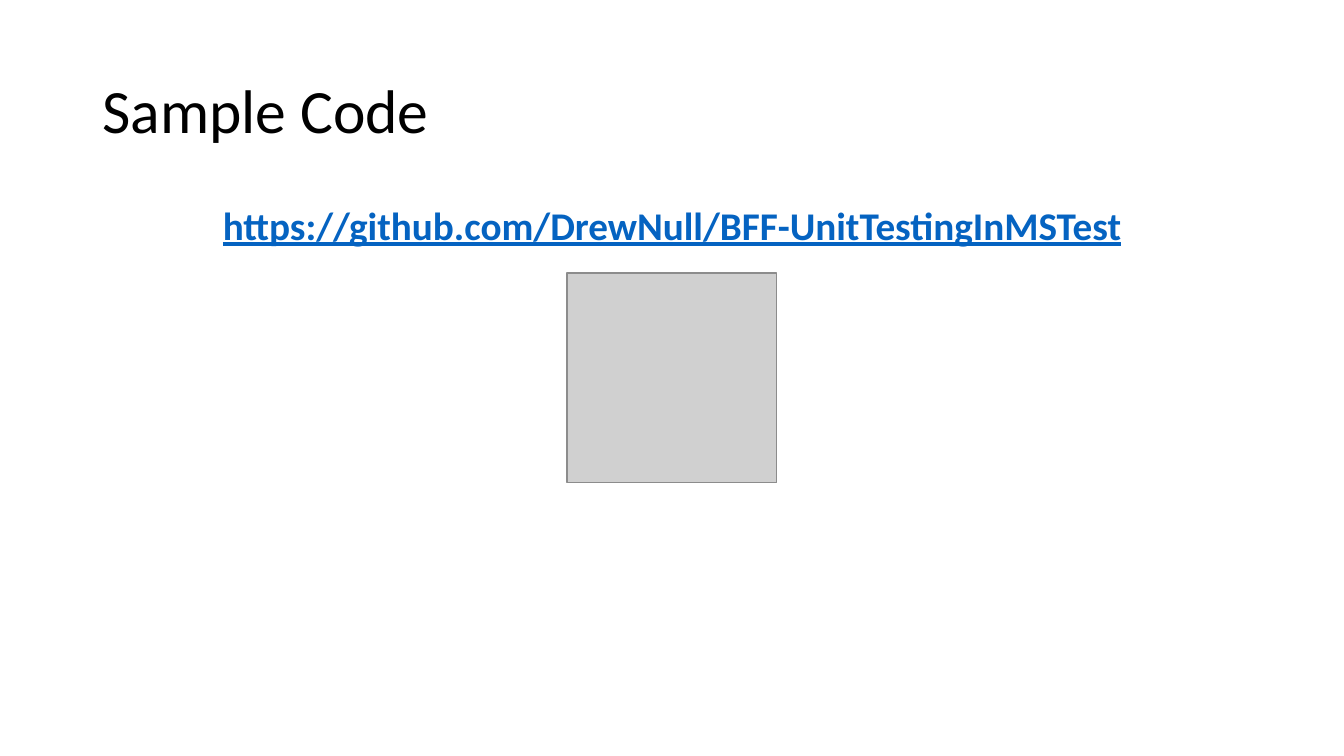
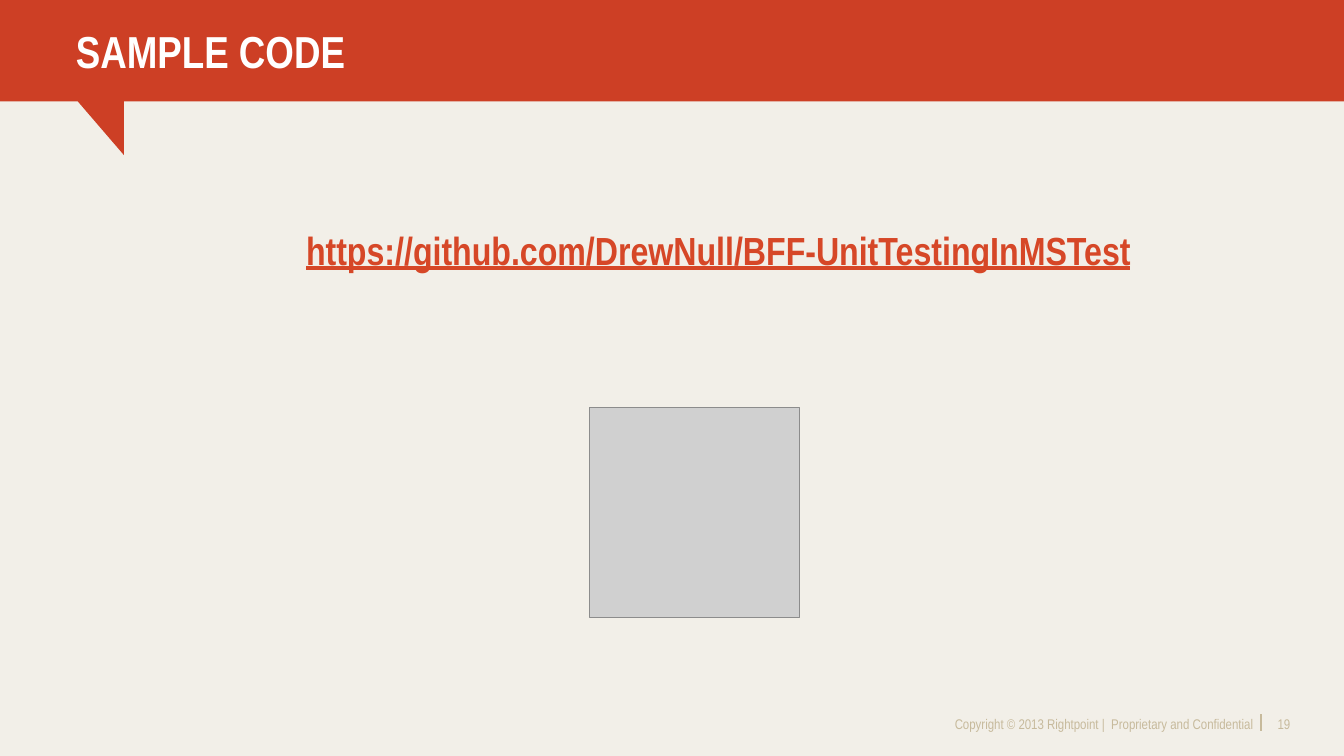
Before and after one commit to DrewNull/bff-unit-testing-in-mstest, a slide deck: slide 19 of BFF.UnitTestingInMSTest/BFF-UnitTestingInMSTest.pptx (slide 13 before the commit). Drawn at 1344x756 pixels with LibreOffice and Linux fonts; fonts in the diff are those of the drawing; grey boxes stand for pictures; background and template pictures are left out. Boxes give left, top, right and bottom in pixels: in the first picture for what was removed or moved away, otherwise in the second. Text is boxed around its words. In the diff, an @@ line names an element or a change of style, - is before the commit and + after.

```diff
--- a/BFF.UnitTestingInMSTest/BFF-UnitTestingInMSTest.pptx
+++ b/BFF.UnitTestingInMSTest/BFF-UnitTestingInMSTest.pptx
@@ background #FFFFFF to #F2EFE8 @@
@@ freeform shape added at <box>0,0,1344,155</box>, fill #CD3F25 @@
@@ title at <box>76,36,345,69</box>: text changed; size 44 to 32 pt; font Calibri to Arial Narrow; text colour #000000 to #FFFFFF; bold on @@
-Sample Code
+SAMPLE CODE
@@ text "https://github.com/DrewNull/BFF-UnitTestingInMSTest": place and size @@
-text "https://github.com/DrewNull/BFF-UnitTestingInMSTest" at <box>223,212,1121,247</box>
+text "https://github.com/DrewNull/BFF-UnitTestingInMSTest" at <box>306,236,1131,272</box>
@@ text "https://github.com/DrewNull/BFF-UnitTestingInMSTest" at <box>306,236,1131,272</box>: font Calibri to Arial Narrow, text colour #0563C1 to #D64727; line spacing 0.9 to 1; more space between paragraphs; vertical alignment top to middle @@
@@ picture: place and size @@
-picture at <box>568,273,777,483</box>
+picture at <box>590,407,800,617</box>
@@ text added at <box>955,719,1253,732</box>, 10 pt, text #C7BA9C @@
+Copyright © 2013 Rightpoint | Proprietary and Confidential
@@ line added from (1261, 715) to (1261, 732), #C7BA9C 1 pt @@
@@ page number added at <box>1278,719,1291,729</box>, 10 pt, text #C7BA9C @@
+19
```
Also in this commit, not shown: 10 other slides changed, 8 slides added, 2 slides removed.
